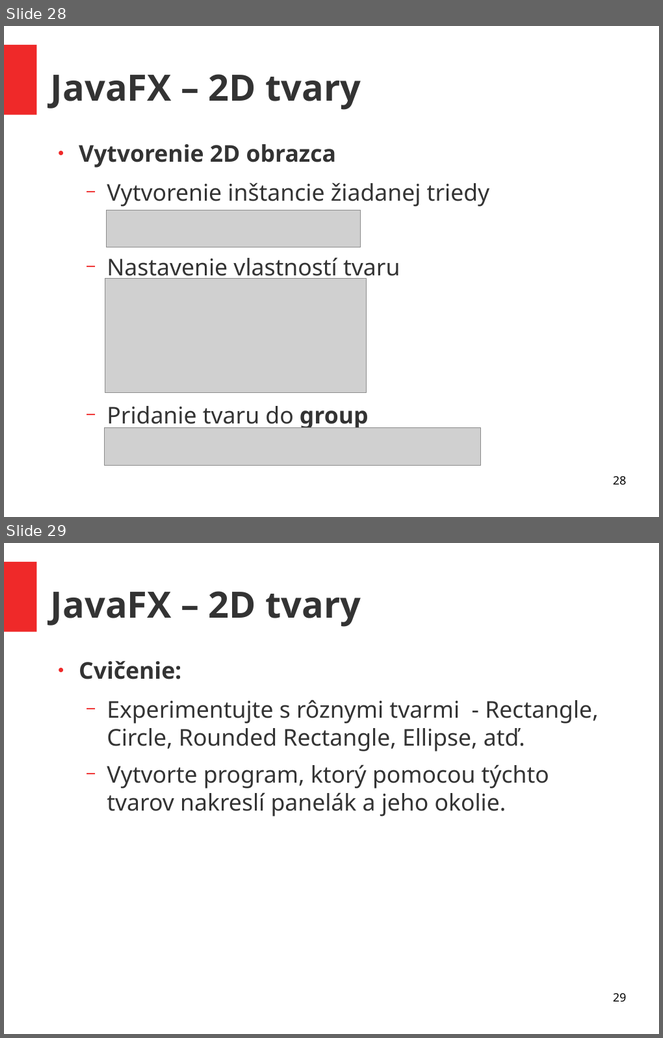
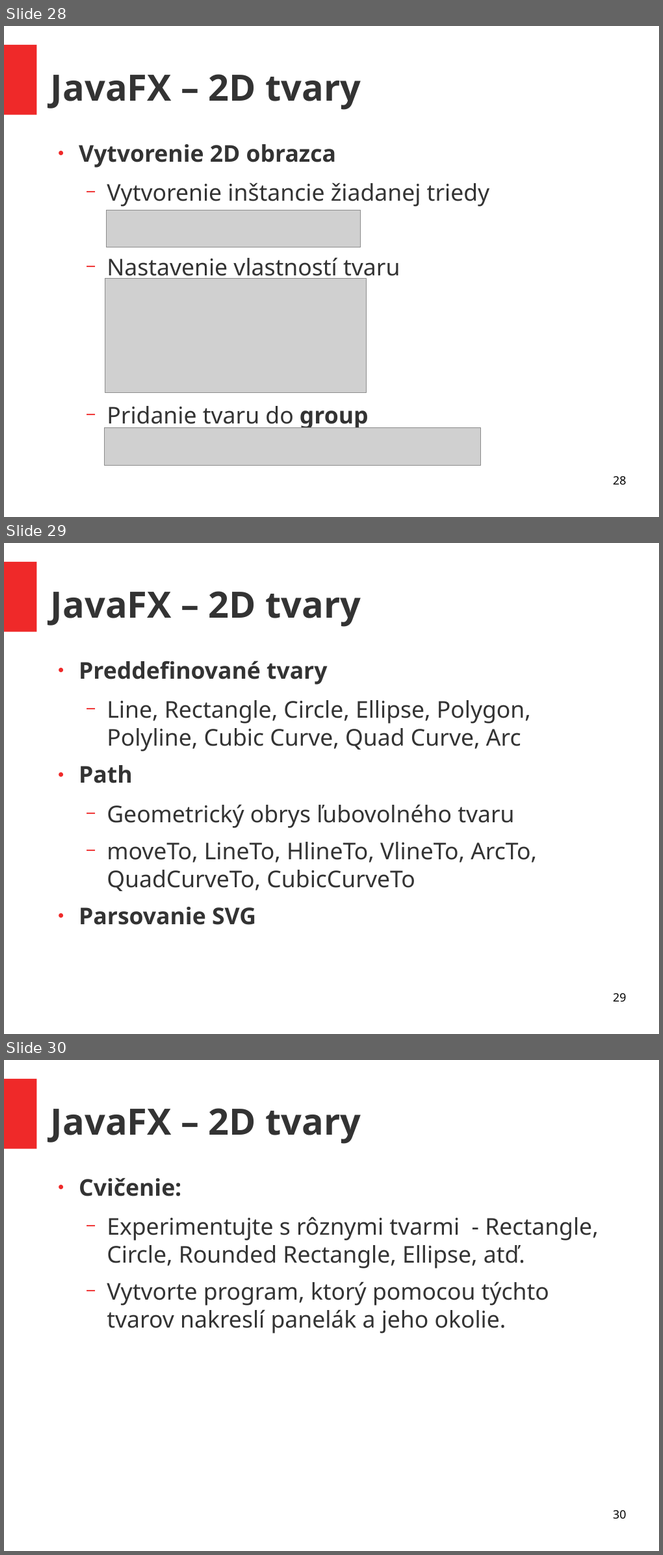
Before and after one commit to ukf-michalkohutek/prezentacia, a slide deck: seminar2.odp. Shown one above the other, each under a label of ours: slides 28 and 29 before the commit, slides 28, 29 and 30 after it. The pictures are 663x1038 and 663x1555 pixels, drawn with LibreOffice and Linux fonts; fonts in the diff are those of the drawing; grey boxes stand for pictures. Boxes give left, top, right and bottom in pixels: in the first picture for what was removed or moved away, otherwise in the second. Text is boxed around its words. In the diff, an @@ line names an element or a change of style, - is before the commit and + after.

```diff
--- a/seminar2.odp
+++ b/seminar2.odp
@@ slide 29 added at (x1=4, y1=543, x2=659, y2=1034), background #FFFFFF; not listed: 1 template element that a slide beside it also shows @@
@@ title added at (x1=51, y1=591, x2=362, y2=627), 44 pt, text #333333, bold @@
+JavaFX – 2D tvary
@@ text added at (x1=79, y1=661, x2=537, y2=925), 28 pt, text #333333 @@
+● Preddefinované tvary
+  − Line, Rectangle, Circle, Ellipse, Polygon, Polyline, Cubic Curve, Quad Curve, Arc
+● Path
+  − Geometrický obrys ľubovolného tvaru
+  − moveTo, LineTo, HlineTo, VlineTo, ArcTo, QuadCurveTo, CubicCurveTo
+● Parsovanie SVG
@@ page number added at (x1=613, y1=993, x2=626, y2=1003), 14 pt, text #000000 @@
+29
@@ what was slide 29 is now slide 30 @@
@@ page number at (x1=613, y1=1510, x2=626, y2=1520): text changed @@
-29
+30
```
Also in this commit, not shown: 1 slide changed, 9 other slides added, 1 other file.
